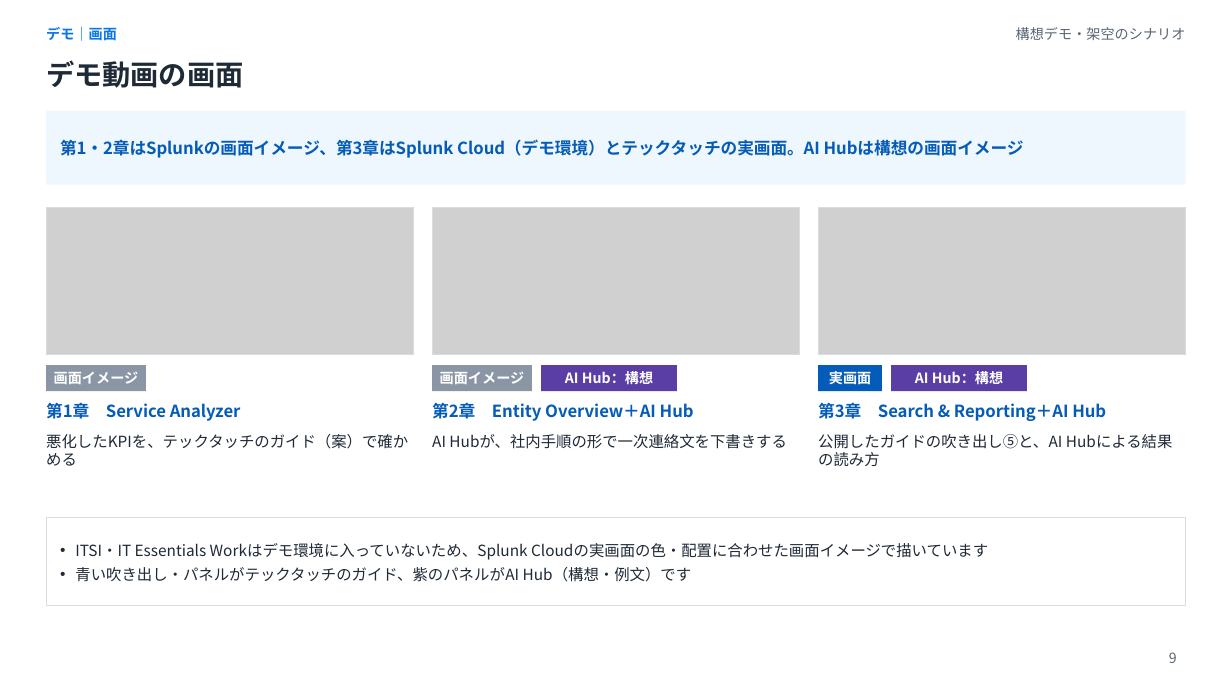
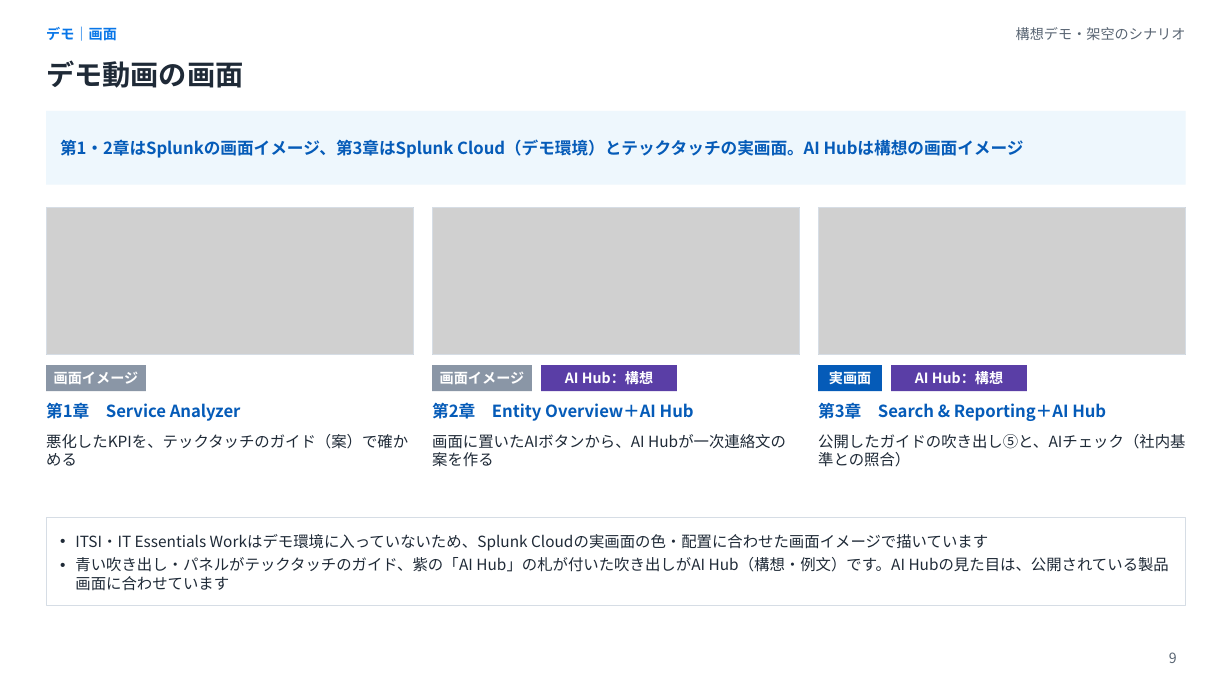
Before and after one commit to Kimurist2024/000, a slide deck: slide 9 of splunk-techtouch-demo/slides/Splunk障害対応・ログ分析デモ_事前説明.pptx. Drawn at 1232x693 pixels with LibreOffice and Linux fonts; fonts in the diff are those of the drawing; grey boxes stand for pictures. Boxes give left, top, right and bottom in pixels: in the first picture for what was removed or moved away, otherwise in the second. Text is boxed around its words. In the diff, an @@ line names an element or a change of style, - is before the commit and + after.

```diff
--- a/splunk-techtouch-demo/slides/Splunk障害対応・ログ分析デモ_事前説明.pptx
+++ b/splunk-techtouch-demo/slides/Splunk障害対応・ログ分析デモ_事前説明.pptx
@@ text at (432, 434, 645, 449): text changed @@
-AI Hubが、社内手順の形で一次連絡文を下書きする
+画面に置いたAIボタンから、AI Hubが一次連絡文の案を作る
@@ text at (818, 434, 1185, 467): text changed @@
-公開したガイドの吹き出し⑤と、AI Hubによる結果の読み方
+公開したガイドの吹き出し⑤と、AIチェック（社内基準との照合）
@@ text at (75, 557, 1169, 590): text changed @@
-• 青い吹き出し・パネルがテックタッチのガイド、紫のパネルがAI Hub（構想・例文）です
+• 青い吹き出し・パネルがテックタッチのガイド、紫の「AI Hub」の札が付いた吹き出しがAI Hub（構想・例文）です。AI Hubの見た目は、公開されている製品画面に合わせています
```
Also in this commit, not shown: 8 other files.
